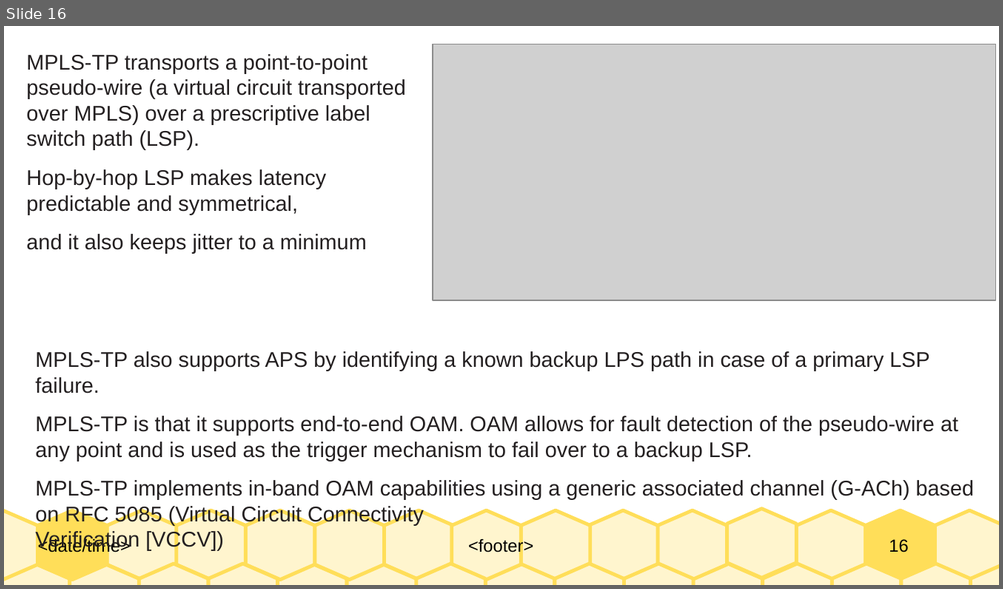
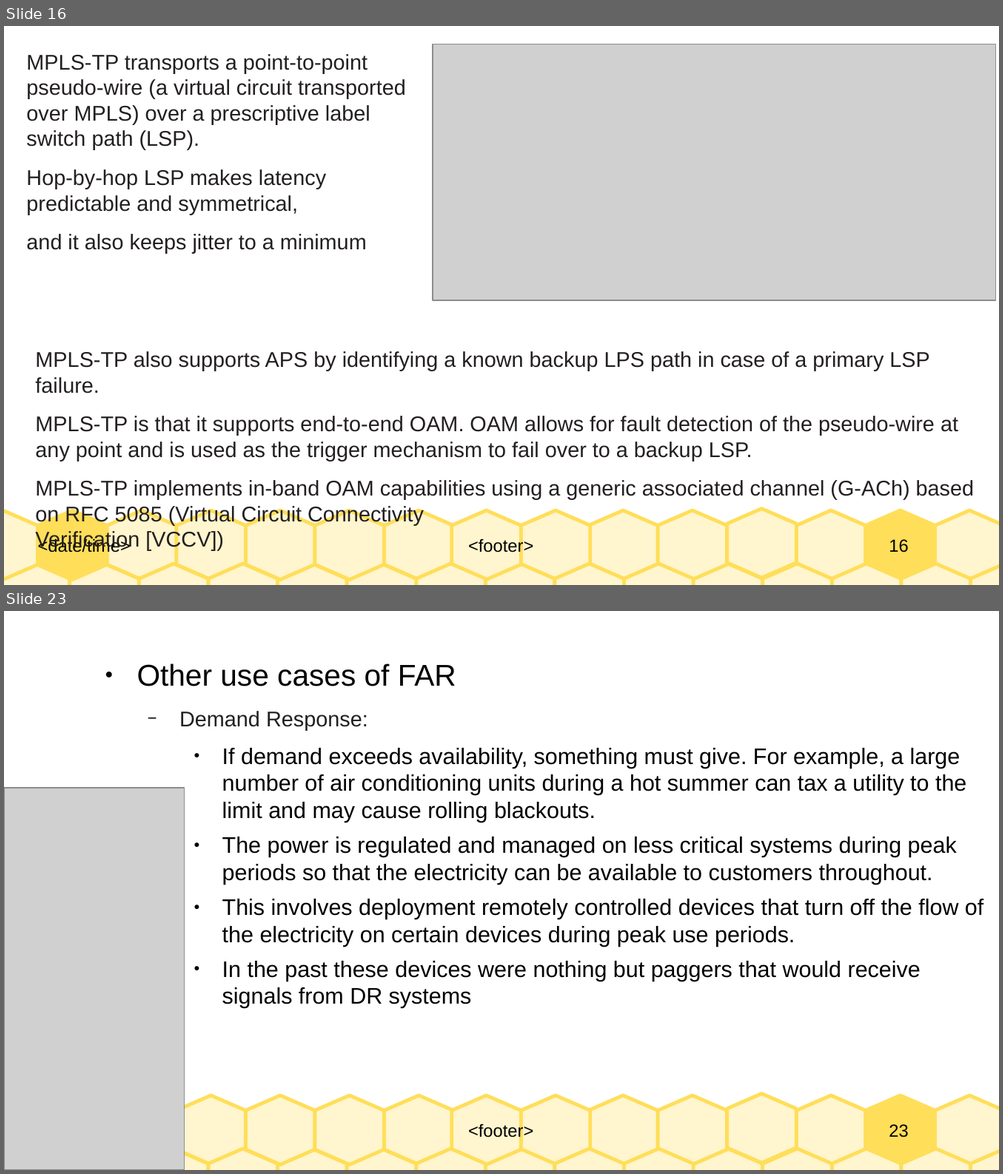
Before and after one commit to Dihfahsih1/Masters-Software-Engineering, a slide deck: yr-sem1/IoT/chapter-11-summary.odp. Shown one above the other, each under a label of ours: slide 16 before the commit, slides 16 and 23 after it; the slides between them are not shown. The pictures are 1003x589 and 1003x1174 pixels, drawn with LibreOffice and Linux fonts; fonts in the diff are those of the drawing; grey boxes stand for pictures. Boxes give left, top, right and bottom in pixels: in the first picture for what was removed or moved away, otherwise in the second. Text is boxed around its words. In the diff, an @@ line names an element or a change of style, - is before the commit and + after.

```diff
--- a/yr-sem1/IoT/chapter-11-summary.odp
+++ b/yr-sem1/IoT/chapter-11-summary.odp
@@ slide 23 added at [4,611,999,1170], background #FFFFFF; not listed: 30 template elements that a slide beside it also shows @@
@@ text added at [137,664,983,1008], 18 pt, text #000000 @@
+● Other use cases of FAR
+  − Demand Response:
+    ● If demand exceeds availability, something must give. For example, a large number of air conditioning units during a hot summer can tax a utility to the limit and may cause rolling blackouts.
+    ● The power is regulated and managed on less critical systems during peak periods so that the electricity can be available to customers throughout.
+    ● This involves deployment remotely controlled devices that turn off the flow of the electricity on certain devices during peak use periods.
+    ● In the past these devices were nothing but paggers that would receive signals from DR systems
@@ picture added at [4,788,185,1170] @@
```
Also in this commit, not shown: 1 slide changed, 15 other slides added, 1 slide removed, 1 other file.
